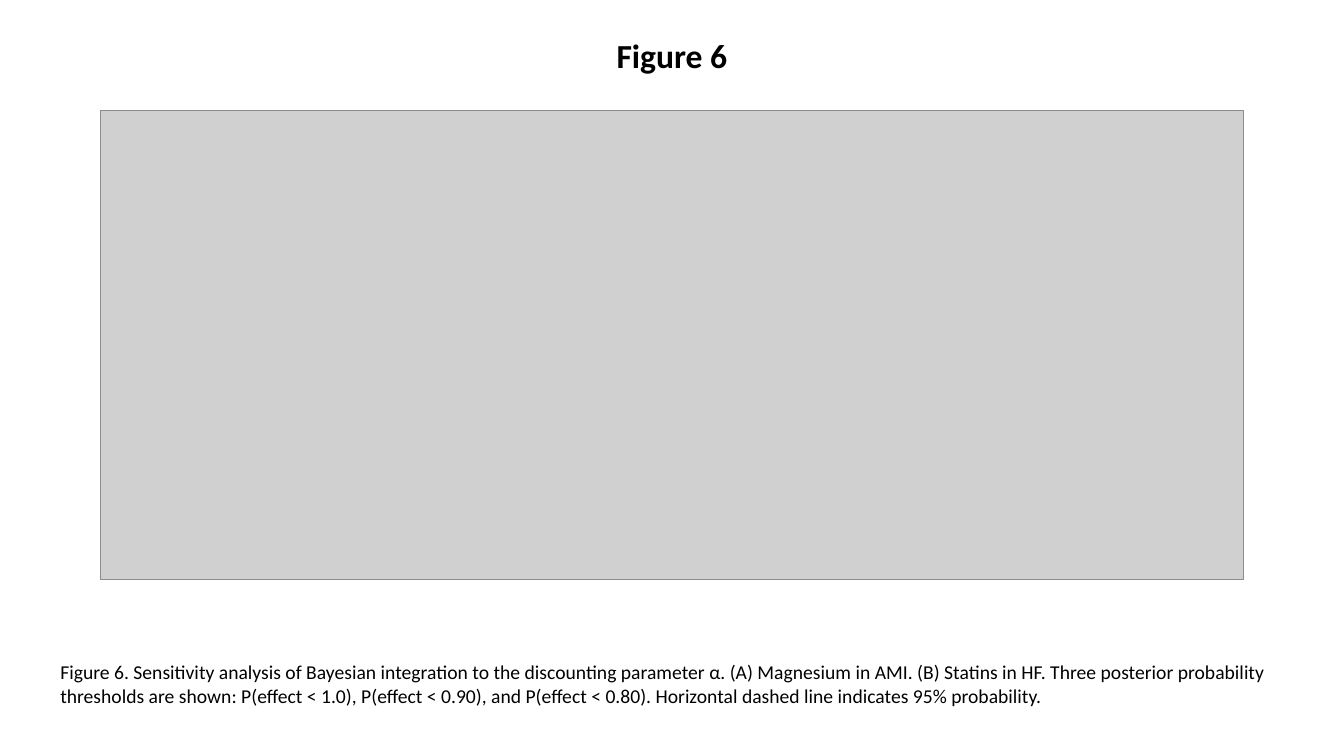
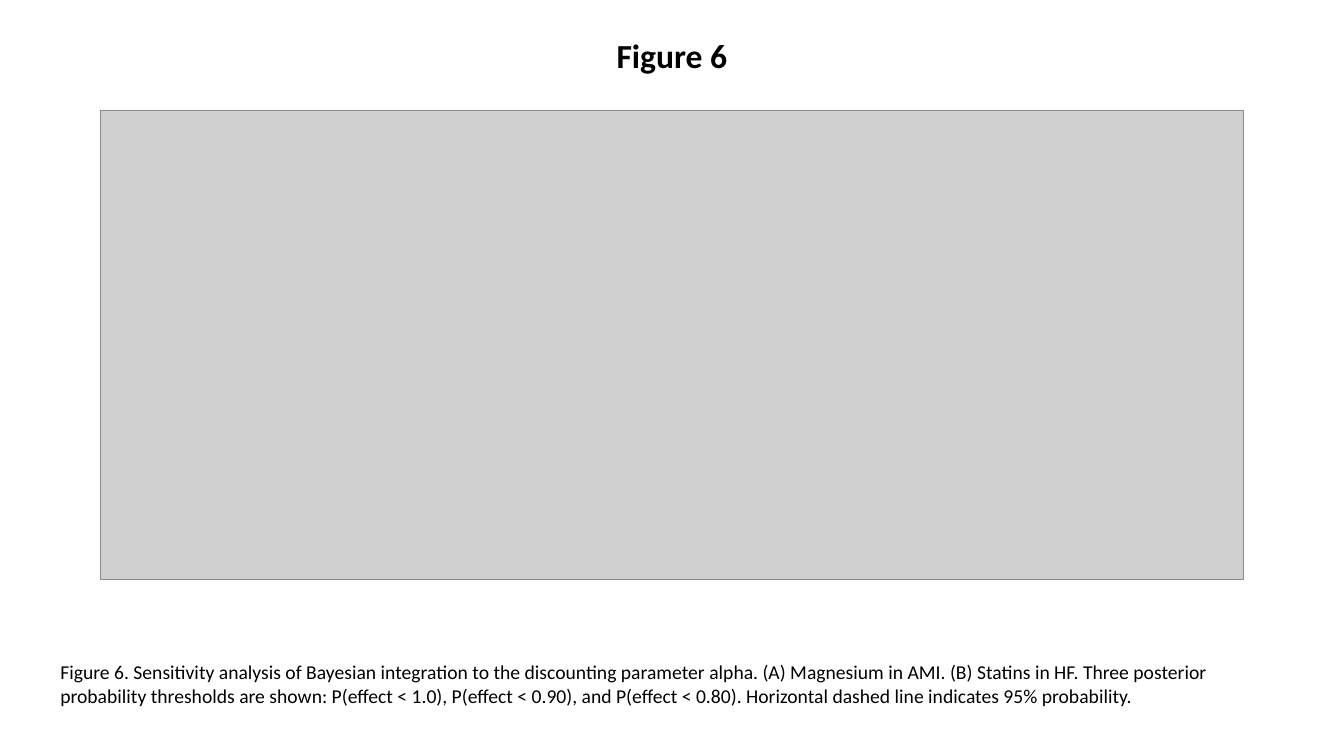
Before and after one commit to bougtoir/kotha-rct-decomposition, a slide deck: slide 6 of rct-decomposition/KOTHA_Framework_CCTC_figures.pptx. Drawn at 1344x756 pixels with LibreOffice and Linux fonts; fonts in the diff are those of the drawing; grey boxes stand for pictures. Boxes give left, top, right and bottom in pixels: in the first picture for what was removed or moved away, otherwise in the second. Text is boxed around its words. In the diff, an @@ line names an element or a change of style, - is before the commit and + after.

```diff
--- a/rct-decomposition/KOTHA_Framework_CCTC_figures.pptx
+++ b/rct-decomposition/KOTHA_Framework_CCTC_figures.pptx
@@ text at box(60, 665, 1206, 706): text changed @@
-Figure 6. Sensitivity analysis of Bayesian integration to the discounting parameter α. (A) Magnesium in AMI. (B) Statins in HF. Three posterior probability thresholds are shown: P(effect < 1.0), P(effect < 0.90), and P(effect < 0.80). Horizontal dashed line indicates 95% probability.
+Figure 6. Sensitivity analysis of Bayesian integration to the discounting parameter alpha. (A) Magnesium in AMI. (B) Statins in HF. Three posterior probability thresholds are shown: P(effect < 1.0), P(effect < 0.90), and P(effect < 0.80). Horizontal dashed line indicates 95% probability.
```
Also in this commit, not shown: 1 other slide changed, 29 other files.
